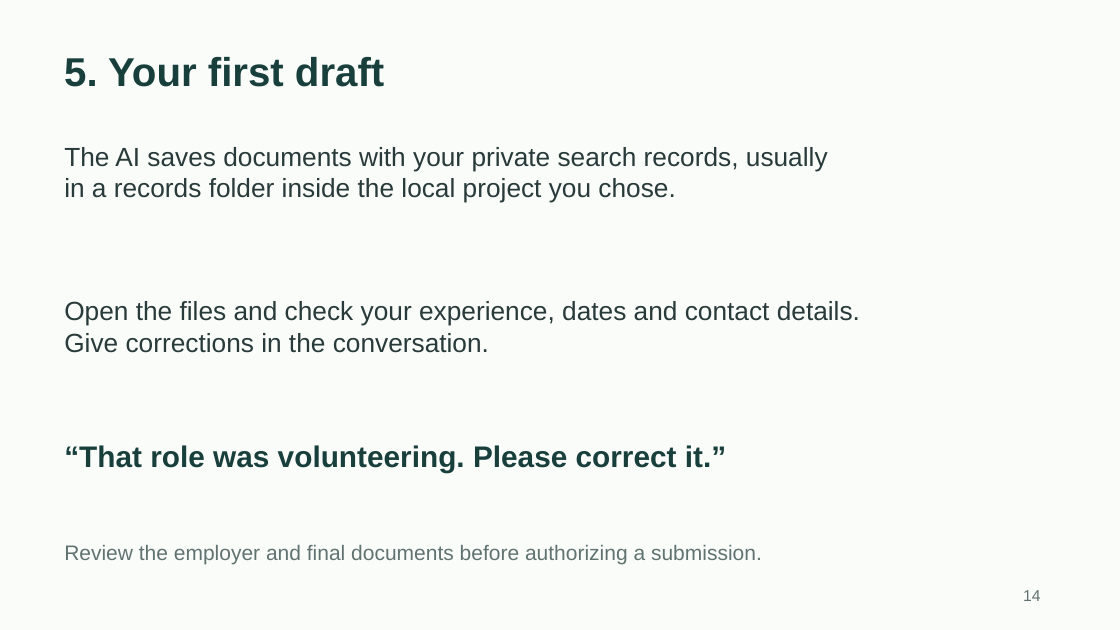
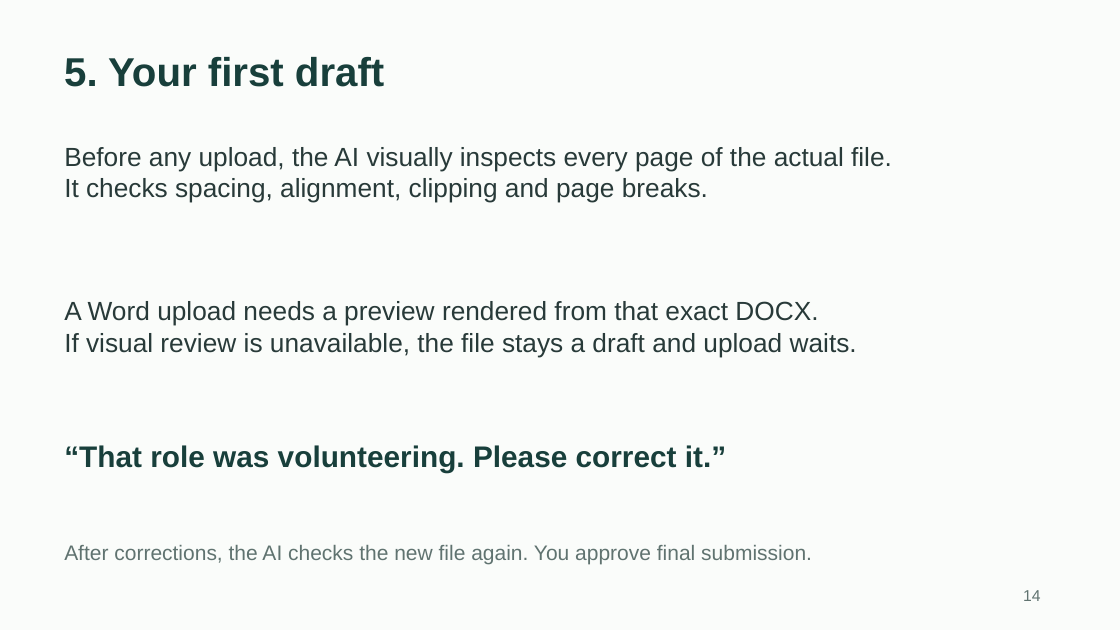
Before and after one commit to toughdave/job-search, a slide deck: slide 14 of docs/job-search-guide.pptx. Drawn at 1120x630 pixels with LibreOffice and Linux fonts; fonts in the diff are those of the drawing. Boxes give left, top, right and bottom in pixels: in the first picture for what was removed or moved away, otherwise in the second. Text is boxed around its words. In the diff, an @@ line names an element or a change of style, - is before the commit and + after.

Commit message:
Improve onboarding checks and require visual resume review before upload

```diff
--- a/docs/job-search-guide.pptx
+++ b/docs/job-search-guide.pptx
@@ text at [64, 147, 892, 203]: text changed @@
-The AI saves documents with your private search records, usually
-in a records folder inside the local project you chose.
+Before any upload, the AI visually inspects every page of the actual file.
+It checks spacing, alignment, clipping and page breaks.
@@ text at [64, 301, 857, 358]: text changed @@
-Open the files and check your experience, dates and contact details.
-Give corrections in the conversation.
+A Word upload needs a preview rendered from that exact DOCX.
+If visual review is unavailable, the file stays a draft and upload waits.
@@ text at [64, 545, 812, 565]: text changed @@
-Review the employer and final documents before authorizing a submission.
+After corrections, the AI checks the new file again. You approve final submission.
```
Also in this commit, not shown: 1 other slide changed, 14 other files.
